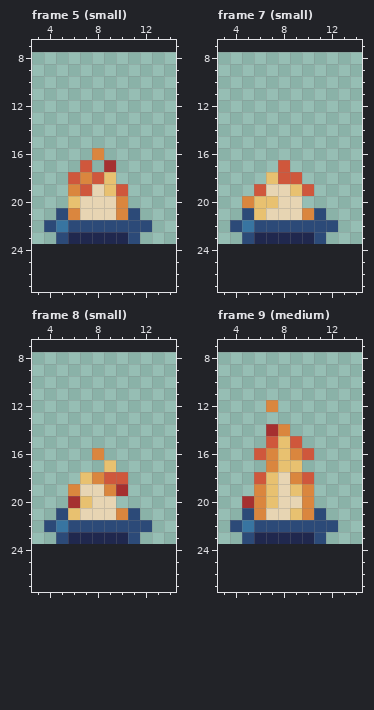
Two versions of one pixel-art file, Assets/Sprites/Station/Campfire/Campfire0.aseprite. That is the earlier state.
16x16 pixels, 18 frames. Shown: frame 5 (small): x 3..14, y 7..27; frame 7 (small): x 3..14, y 7..27; frame 8 (small): x 3..14, y 7..27; frame 9 (medium): x 3..14, y 7..27. The old version is drawn lined up with the new one, on the new canvas. The commit also changed other frames, which this record leaves out.
After:
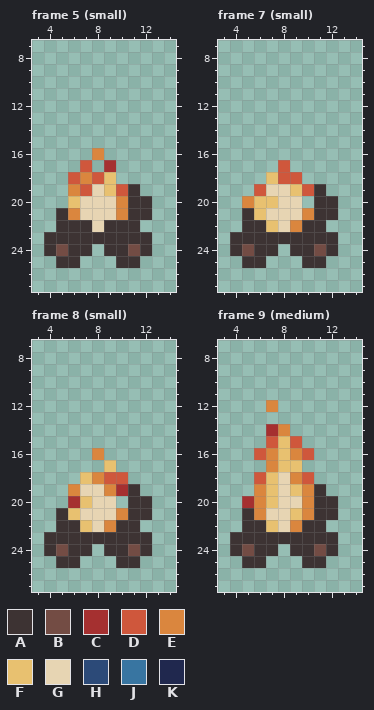
Palette (. is transparent): A #3d3333  B #734c44  C #a53030  D #cf573c  E #da863e  F #e8c170  G #e7d5b3  H #2c4a78  J #3875a1  K #20284e
Edits made:
{"change": "canvas 16x16 -> 16x32, the old top-left corner now at 0,8"}
{"where": "frame 5 (small)"}
{"frame":5,"y":19,"x":11,"old":".","new":"A"}
{"frame":5,"y":20,"x":11,"old":"..","new":"AA"}
{"frame":5,"y":21,"x":5,"old":"H","new":"A"}
{"frame":5,"y":21,"x":11,"old":"H.","new":"AA"}
{"frame":5,"y":22,"x":4,"old":"HJHHHHHHH","new":".AAAGAAA."}
{"frame":5,"y":23,"x":4,"old":".HKKKKKH.","new":"AAAAAAAAA"}
{"frame":5,"y":24,"x":4,"old":"....","new":"ABAA"}
{"frame":5,"y":24,"x":9,"old":"....","new":"AABA"}
{"frame":5,"y":25,"x":5,"old":"..","new":"AA"}
{"frame":5,"y":25,"x":10,"old":"..","new":"AA"}
{"where": "frame 7 (small)"}
{"frame":7,"y":19,"x":11,"old":".","new":"A"}
{"frame":7,"y":20,"x":11,"old":"..","new":"AA"}
{"frame":7,"y":21,"x":5,"old":"H","new":"A"}
{"frame":7,"y":21,"x":11,"old":"H.","new":"AA"}
{"frame":7,"y":22,"x":4,"old":"HJHHHHHHH","new":".AAFGEAA."}
{"frame":7,"y":23,"x":4,"old":".HKKKKKH.","new":"AAAAAAAAA"}
{"frame":7,"y":24,"x":4,"old":"....","new":"ABAA"}
{"frame":7,"y":24,"x":9,"old":"....","new":"AABA"}
{"frame":7,"y":25,"x":5,"old":"..","new":"AA"}
{"frame":7,"y":25,"x":10,"old":"..","new":"AA"}
{"where": "frame 8 (small)"}
{"frame":8,"y":19,"x":11,"old":".","new":"A"}
{"frame":8,"y":20,"x":11,"old":"..","new":"AA"}
{"frame":8,"y":21,"x":5,"old":"H","new":"A"}
{"frame":8,"y":21,"x":11,"old":"H.","new":"AA"}
{"frame":8,"y":22,"x":4,"old":"HJHHHHHHH","new":".AAFGEAA."}
{"frame":8,"y":23,"x":4,"old":".HKKKKKH.","new":"AAAAAAAAA"}
{"frame":8,"y":24,"x":4,"old":"....","new":"ABAA"}
{"frame":8,"y":24,"x":9,"old":"....","new":"AABA"}
{"frame":8,"y":25,"x":5,"old":"..","new":"AA"}
{"frame":8,"y":25,"x":10,"old":"..","new":"AA"}
{"where": "frame 9 (medium)"}
{"frame":9,"y":19,"x":11,"old":".","new":"A"}
{"frame":9,"y":20,"x":11,"old":"..","new":"AA"}
{"frame":9,"y":21,"x":5,"old":"H","new":"A"}
{"frame":9,"y":21,"x":11,"old":"H.","new":"AA"}
{"frame":9,"y":22,"x":4,"old":"HJHHHHHHH","new":".AAFGEAA."}
{"frame":9,"y":23,"x":4,"old":".HKKKKKH.","new":"AAAAAAAAA"}
{"frame":9,"y":24,"x":4,"old":"....","new":"ABAA"}
{"frame":9,"y":24,"x":9,"old":"....","new":"AABA"}
{"frame":9,"y":25,"x":5,"old":"..","new":"AA"}
{"frame":9,"y":25,"x":10,"old":"..","new":"AA"}
